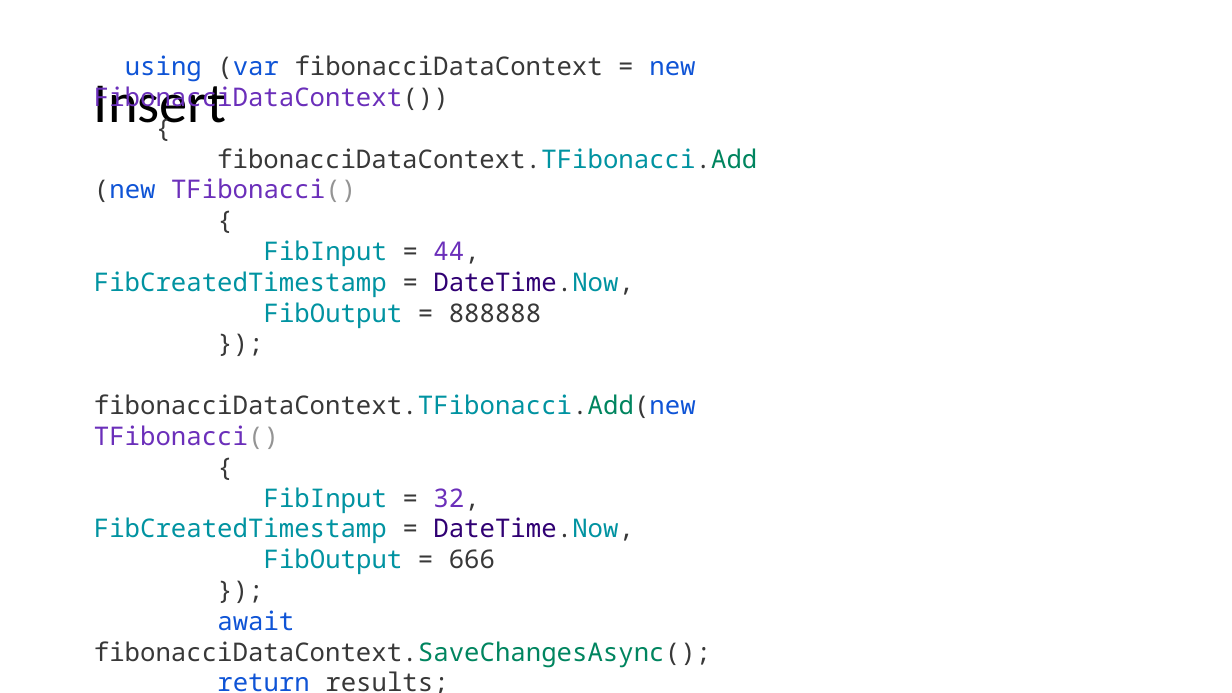
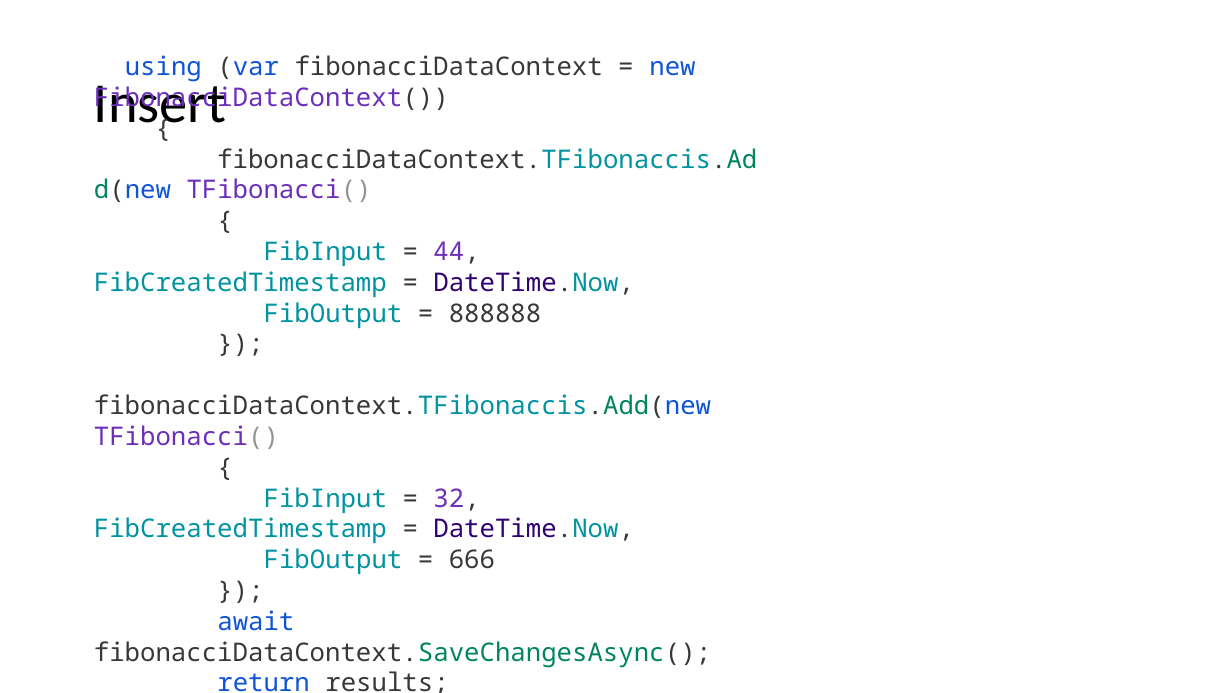
Before and after one commit to guillaume-chervet/course.dotnet, a slide deck: slide 137 of documentations/dotnet6.pptx. Drawn at 1232x693 pixels with LibreOffice and Linux fonts; fonts in the diff are those of the drawing. Boxes give left, top, right and bottom in pixels: in the first picture for what was removed or moved away, otherwise in the second. Text is boxed around its words. In the diff, an @@ line names an element or a change of style, - is before the commit and + after.

```diff
--- a/documentations/dotnet6.pptx
+++ b/documentations/dotnet6.pptx
@@ text at box(94, 55, 757, 693): text changed @@
-using (var fibonacciDataContext = new FibonacciDataContext())
-{
-fibonacciDataContext.TFibonacci.Add(new TFibonacci()
-{
-FibInput = 44, FibCreatedTimestamp = DateTime.Now,
-FibOutput = 888888
-});
-fibonacciDataContext.TFibonacci.Add(new TFibonacci()
-{
-FibInput = 32, FibCreatedTimestamp = DateTime.Now,
-FibOutput = 666
-});
-await fibonacciDataContext.SaveChangesAsync();
-return results;
-}
-}
+using (var fibonacciDataContext = new FibonacciDataContext())
+{
+fibonacciDataContext.TFibonaccis.Add(new TFibonacci()
+{
+FibInput = 44, FibCreatedTimestamp = DateTime.Now,
+FibOutput = 888888
+});
+fibonacciDataContext.TFibonaccis.Add(new TFibonacci()
+{
+FibInput = 32, FibCreatedTimestamp = DateTime.Now,
+FibOutput = 666
+});
+await fibonacciDataContext.SaveChangesAsync();
+return results;
+}
+}
```
Also in this commit, not shown: 10 other slides changed.
